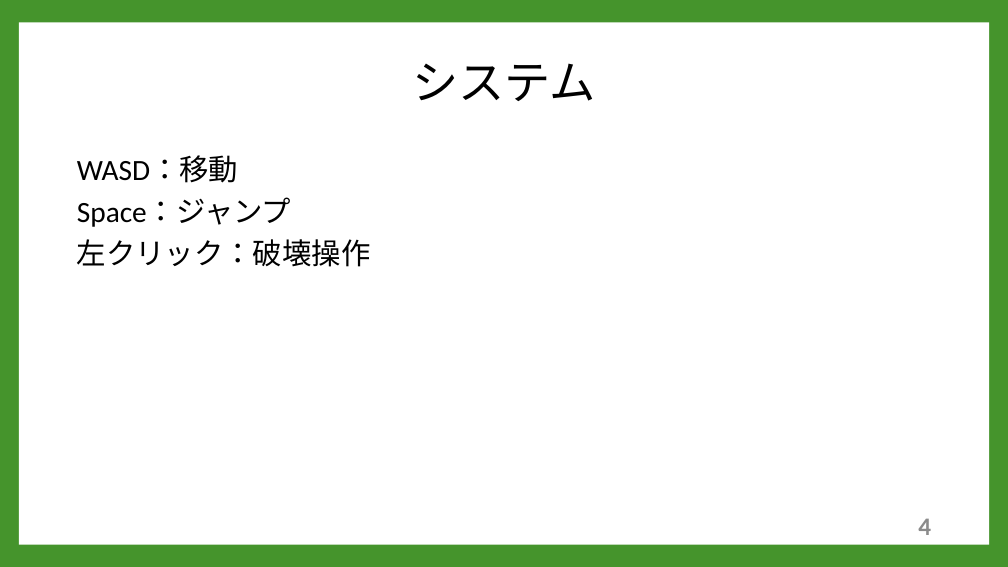
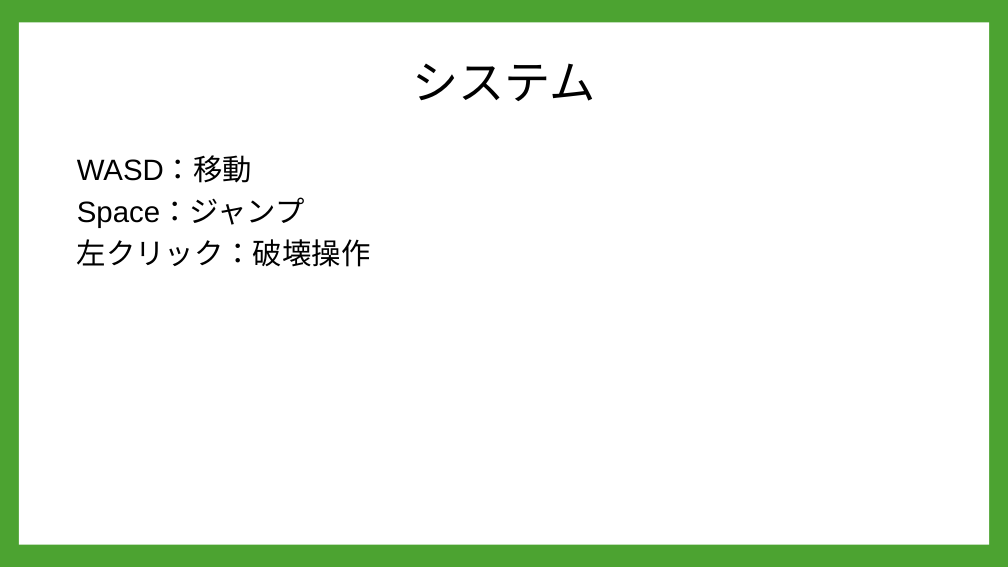
Before and after one commit to A23019/GC_A3_1, a slide deck: slide 9 of 企画/PowerPoint/企画案２.pptx (slide 5 before the commit). Drawn at 1008x567 pixels with LibreOffice and Linux fonts; fonts in the diff are those of the drawing; background and template pictures are left out. Boxes give left, top, right and bottom in pixels: in the first picture for what was removed or moved away, otherwise in the second. Text is boxed around its words. In the diff, an @@ line names an element or a change of style, - is before the commit and + after.

```diff
--- a/企画/PowerPoint/企画案２.pptx
+++ b/企画/PowerPoint/企画案２.pptx
@@ background #45942C to #4CA331 @@
@@ text "WASD：移動" at [77,157,371,267]: font Calibri to Arial @@
@@ page number removed at [918,518,931,535] @@
-4
```
Also in this commit, not shown: 5 other slides changed, 11 slides added, 1 slide removed, 4 other files.
